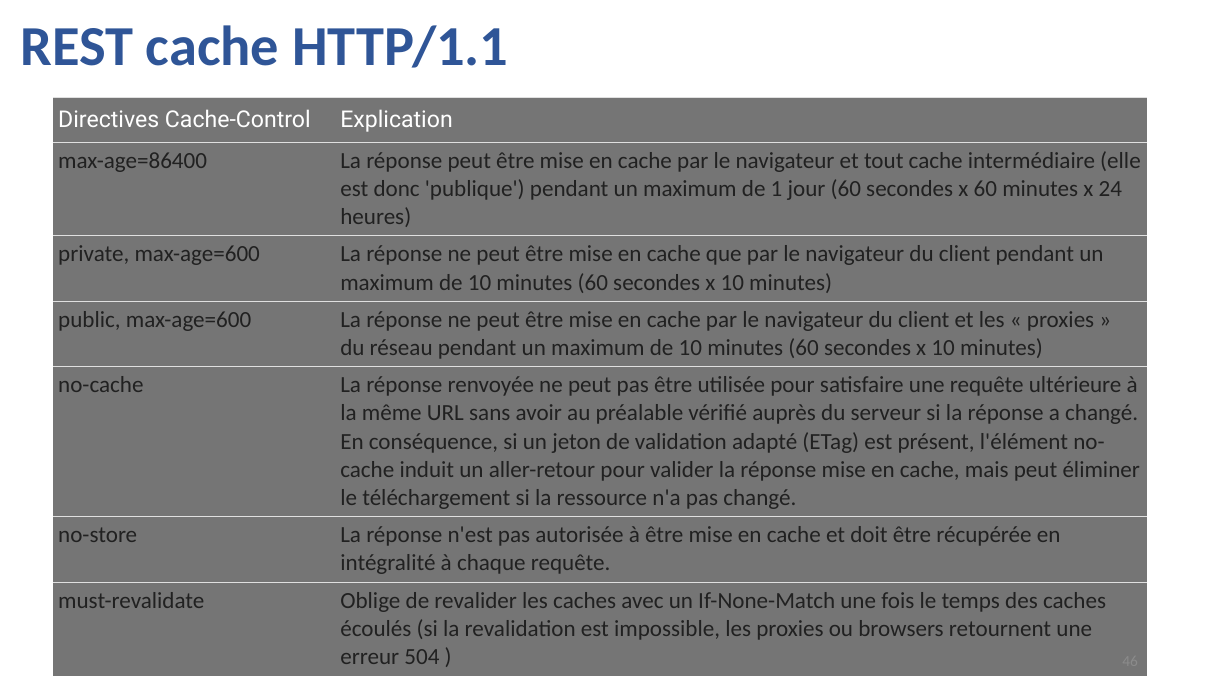
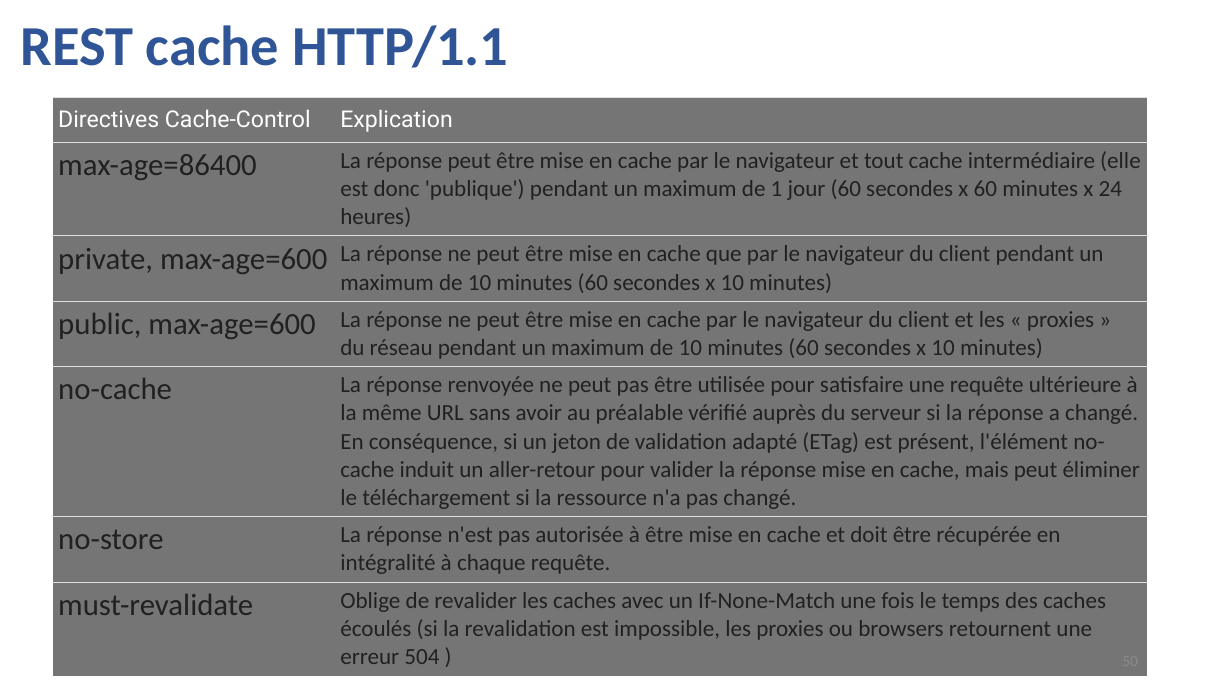
Before and after one commit to guillaumechervet/course.rest, a slide deck: slide 50 of documentations/3 - Web Services partie REST.pptx (slide 46 before the commit). Drawn at 1232x693 pixels with LibreOffice and Linux fonts; fonts in the diff are those of the drawing. Boxes give left, top, right and bottom in pixels: in the first picture for what was removed or moved away, otherwise in the second. Text is boxed around its words. In the diff, an @@ line names an element or a change of style, - is before the commit and + after.

```diff
--- a/documentations/3 - Web Services partie REST.pptx
+++ b/documentations/3 - Web Services partie REST.pptx
@@ table at (x1=54, y1=98, x2=1148, y2=668) @@
@@ size 18 to 24 pt in "max-age=86400", "private, max-age=600", "public, max-age=600", "no-cache" and 2 more places @@
```
Also in this commit, not shown: 10 other slides changed, 4 slides added, 7 other files.
